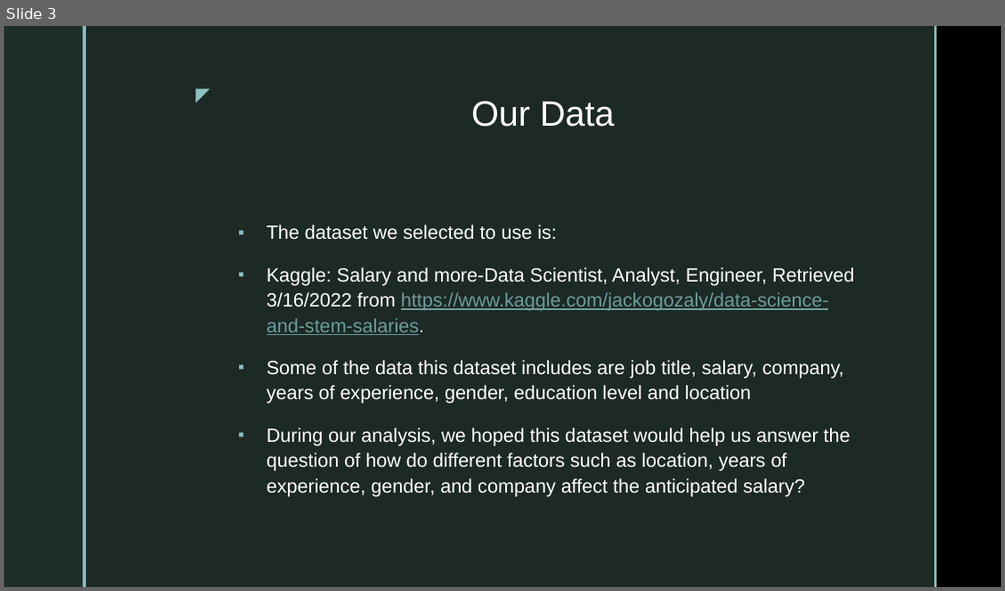
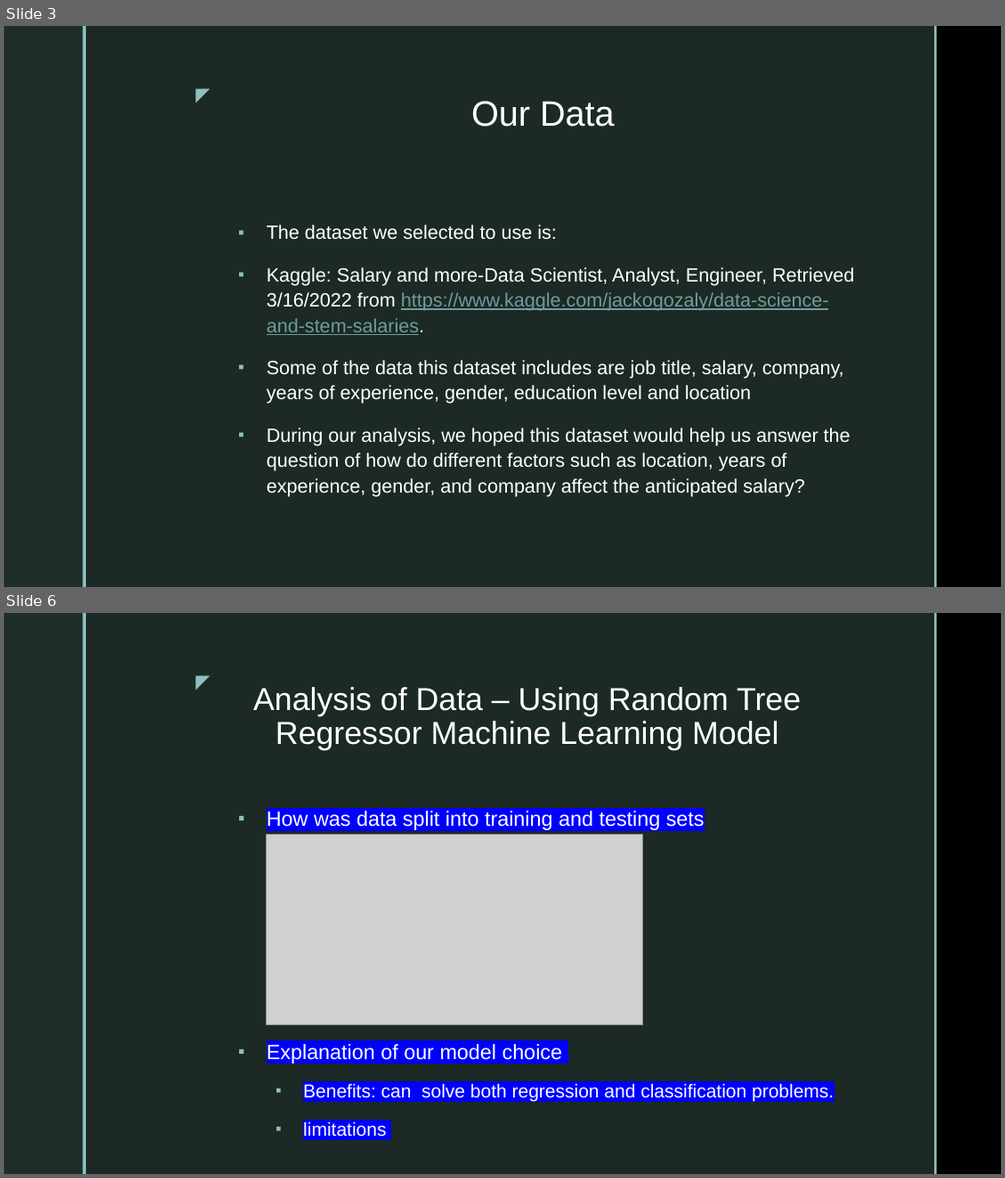
Before and after one commit to Sirius0531/final_project, a slide deck: 2nd Segment Project Deliverable/Deliverable2_Storyboard.pptx. Shown one above the other, each under a label of ours: slide 3 before the commit, slides 3 and 6 after it; the slides between them are not shown. The pictures are 1005x591 and 1005x1178 pixels, drawn with LibreOffice and Linux fonts; fonts in the diff are those of the drawing; grey boxes stand for pictures; background and template pictures are left out. Boxes give left, top, right and bottom in pixels: in the first picture for what was removed or moved away, otherwise in the second. Text is boxed around its words. In the diff, an @@ line names an element or a change of style, - is before the commit and + after.

```diff
--- a/2nd Segment Project Deliverable/Deliverable2_Storyboard.pptx
+++ b/2nd Segment Project Deliverable/Deliverable2_Storyboard.pptx
@@ slide 6 added at [4,613,1001,1174], background picture (left out); not listed: 5 template elements that a slide beside it also shows @@
@@ title added at [253,687,801,751], 30.6 pt, text #FFFFFF @@
+Analysis of Data – Using Random Tree Regressor Machine Learning Model
@@ text added at [267,811,833,1136], 20 pt, text #FFFFFF @@
+▪ How was data split into training and testing sets
+▪ Explanation of our model choice
+  ▪ Benefits: can solve both regression and classification problems.
+  ▪ limitations
@@ picture added at [267,835,643,1025] @@
```
Also in this commit, not shown: 5 slides changed, 3 other slides added, 1 slide removed.
